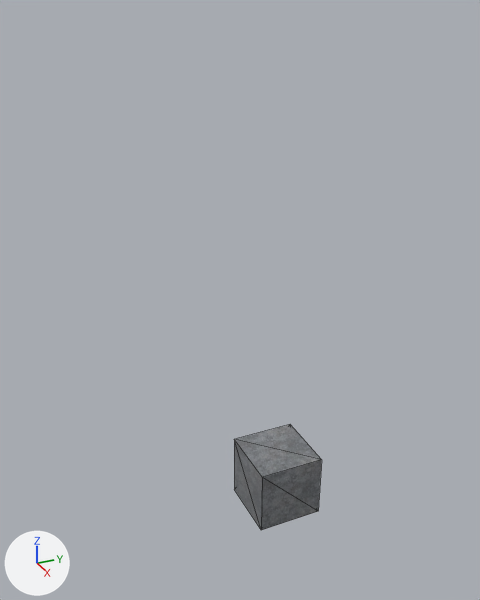
The glTF model assets/entities/cube.glb as it was, and as the next commit left it.
Rendered twice from a camera (50 mm lens) standing at (14.85, -7.93, 13.72) and looking at (-1.65, -0.51, 5.47). Arrows for +X, +Y and +Z are at lower left; the lights stay in place. Mesh edges are drawn as thin lines. Vertices at the same position are counted once.
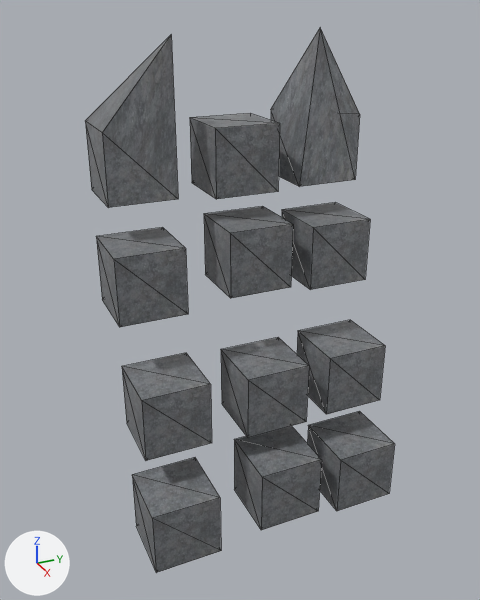
The change, as a list of edits to the scene's bpy script:
```text
Add mat_material_001:
    mat_material_001 = principled_material('Material.001')
    mat_material_001.texture = img_metal_seamless2_ch16
    mat_material_001.roughness = 0.4
Add mat_material_002:
    mat_material_002 = principled_material('Material.002')
    mat_material_002.texture = img_metal_seamless2_ch16
    mat_material_002.roughness = 0.4
Change me_cube:
    used by ob_cube; location = (0.0, 0.0, 0.0)
    remove me_cube.from_pydata(...)  # 8 vertices, 12 faces; spans x -1.0..1.0, y -1.0..1.0, z -1.0..1.0
    add me_cube.from_pydata(...)  # 48 vertices, 72 faces; spans x -2.07..1.08, y -4.34..3.72, z -1.22..3.84
    me_cube part 1: a new loose piece, a box spanning x -2.0..0.0, y -1.0..1.0, z 1.72..3.72, in mat_material_001 (picture img_metal_seamless2_ch16)
    me_cube part 2: a new loose piece, a box spanning x -2.01..-0.01, y 1.72..3.72, z 1.79..3.79, in mat_material_002 (picture img_metal_seamless2_ch16)
    me_cube part 3: a new loose piece, a box spanning x -0.94..1.06, y -4.34..-2.34, z -1.22..0.78, in mat_material_002 (picture img_metal_seamless2_ch16)
    me_cube part 4: a new loose piece, a box spanning x -2.07..-0.07, y -4.12..-2.12, z 1.84..3.84, in mat_material_002 (picture img_metal_seamless2_ch16)
    me_cube part 5: a new loose piece, a box spanning x -0.92..1.08, y 1.63..3.63, z -1.17..0.83, in mat_material_002 (picture img_metal_seamless2_ch16)
    add me_cube.materials.append(mat_material_001)  # picture img_metal_seamless2_ch16
    add me_cube.materials.append(mat_material_002)  # picture img_metal_seamless2_ch16
Add me_cube_001:
    me_cube_001.from_pydata(...)  # 48 vertices, 72 faces; spans x -2.07..1.08, y -4.34..3.72, z -1.22..6.21
    # faces by material slot: [12, 12, 48]
    me_cube_001.materials.append(mat_material)  # picture img_metal_seamless2_ch16
    me_cube_001.materials.append(mat_material_001)  # picture img_metal_seamless2_ch16
    me_cube_001.materials.append(mat_material_002)  # picture img_metal_seamless2_ch16
Add ob_cube_001:
    ob_cube_001 = bpy.data.objects.new('Cube.001', me_cube_001)
    ob_cube_001.location = (-2.45, 0.1, 6.68)
```

Pixel boxes (x1, y1, x2, y2) of what changed, in the pictures (480 x 600 px):
'Cube.001', added
    after: (85, 28, 370, 327)
    faces in mat_material_002 (picture img_metal_seamless2_ch16): (85, 28, 370, 327)
    faces in mat_material (picture img_metal_seamless2_ch16): (204, 206, 293, 298)
    faces in mat_material_001 (picture img_metal_seamless2_ch16): (190, 113, 280, 199)
'Cube', reshaped (208% wider, 137% taller)
    before: (234, 424, 322, 530)
    after: (122, 320, 395, 573)
part 1 of me_cube, added
    after: (221, 337, 309, 438)
part 2 of me_cube, added
    after: (297, 320, 385, 414)
part 3 of me_cube, added
    after: (132, 457, 221, 573)
part 4 of me_cube, added
    after: (122, 353, 212, 461)
part 5 of me_cube, added
    after: (307, 411, 395, 511)
